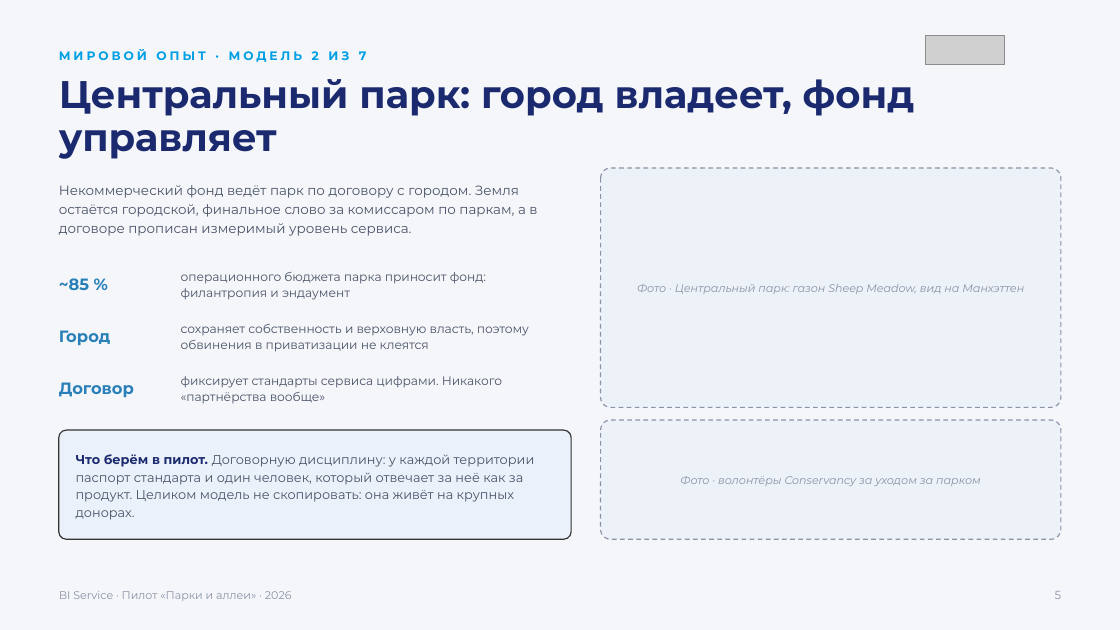
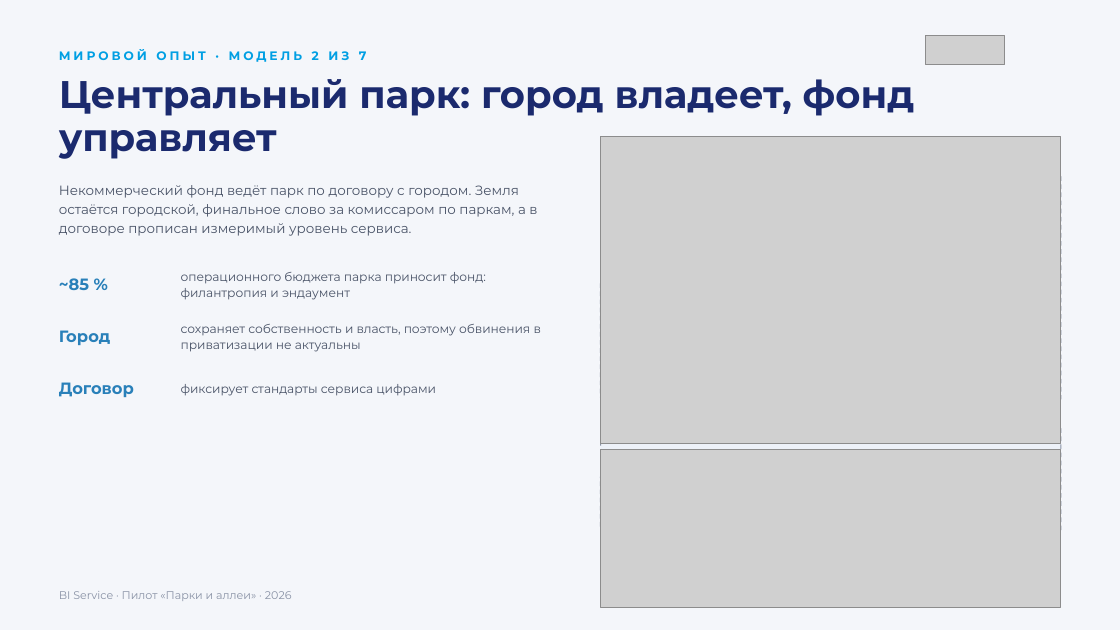
Before and after one commit to jprashkevich/bi-korshiler, a slide deck: slide 15 of docs/research/BIG-Life-park-pilot.pptx (slide 6 before the commit). Drawn at 1120x630 pixels with LibreOffice and Linux fonts; fonts in the diff are those of the drawing; grey boxes stand for pictures. Boxes give left, top, right and bottom in pixels: in the first picture for what was removed or moved away, otherwise in the second. Text is boxed around its words. In the diff, an @@ line names an element or a change of style, - is before the commit and + after.

```diff
--- a/docs/research/BIG-Life-park-pilot.pptx
+++ b/docs/research/BIG-Life-park-pilot.pptx
@@ picture added at (x1=601, y1=136, x2=1061, y2=444) @@
@@ text removed at (x1=637, y1=284, x2=1024, y2=294) @@
-Фото · Центральный парк: газон Sheep Meadow, вид на Манхэттен
@@ text at (x1=181, y1=324, x2=541, y2=352): text changed @@
-сохраняет собственность и верховную власть, поэтому обвинения в приватизации не клеятся
+сохраняет собственность и власть, поэтому обвинения в приватизации не актуальны
@@ text at (x1=181, y1=384, x2=436, y2=396): text changed @@
-фиксирует стандарты сервиса цифрами. Никакого «партнёрства вообще»
+фиксирует стандарты сервиса цифрами
@@ rounded rectangle removed at (x1=59, y1=430, x2=571, y2=539) @@
@@ text removed at (x1=76, y1=454, x2=535, y2=520) @@
-Что берём в пилот. Договорную дисциплину: у каждой территории паспорт стандарта и один человек, который отвечает за неё как за продукт. Целиком модель не скопировать: она живёт на крупных донорах.
@@ picture added at (x1=601, y1=450, x2=1061, y2=607) @@
@@ text removed at (x1=680, y1=476, x2=981, y2=486) @@
-Фото · волонтёры Conservancy за уходом за парком
```
Also in this commit, not shown: 17 other slides changed, 2 slides added, 15 slides removed, 1 other file.
